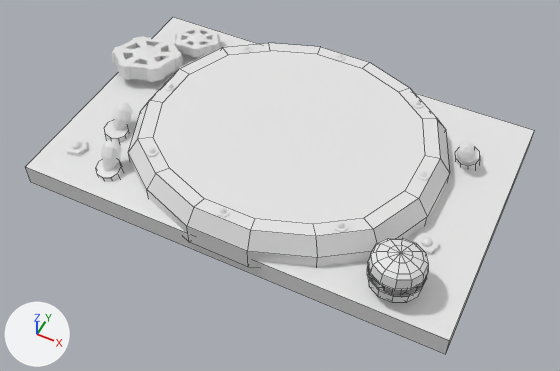
Renders of the FBX model BombsAway/BombsAway/Assets/Art/3D/Models/Radar.fbx from each side of a commit.
Rendered twice from a camera (50 mm lens) standing at (3.43, -7.17, 7.91) and looking at (0.06, -0.42, -0.52). Arrows for +X, +Y and +Z are at lower left; the lights stay in place. Mesh edges are drawn as thin lines on the coarser meshes. Where no turn or scale is listed for an object, it has been applied to the vertices.

The first picture shows 'Back', 'Bolt', 'Button', 'Gears', 'Rim', 'Screen', 'SwitchesBase', 'SwitchesBulb'.
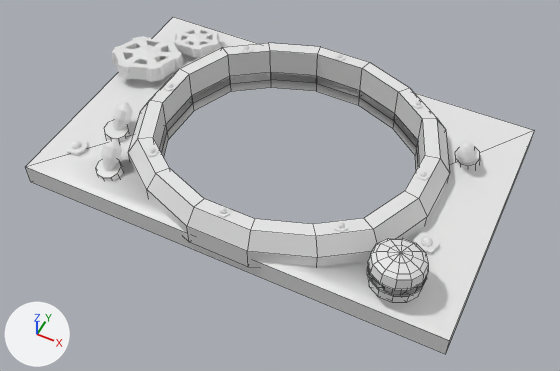
Commit message: Added hole in Radar

The change in detail:
me_cube is used by ob_back; location (-0.21, -0.01, -0.34).
me_cube had 8 vertices, 6 faces and spanned x -3.0..3.31, y -1.99..1.99, z -0.16..0.16.
me_cube now has 40 vertices, 24 faces and spans x -3.0..3.31, y -1.99..1.99, z -0.16..0.16.
Part 1, on me_cube:
2 faces are deleted.
16 vertices are added at x -1.67..2.11, y -1.69..1.67, z -0.16.
16 new vertices lie (0.0, 0.0, 0.32) away from vertices in x -1.67..2.11, y -1.69..1.67, z -0.16.
20 new faces join them.
Object 'Screen' (ob_screen) is deleted.

Where the change shows, as pixel boxes (x1, y1, x2, y2) in the pictures (560 x 371 px):
'Screen', deleted: before (153, 51, 424, 224)
part 1 of me_cube, built on: (26, 41, 535, 318) in both
